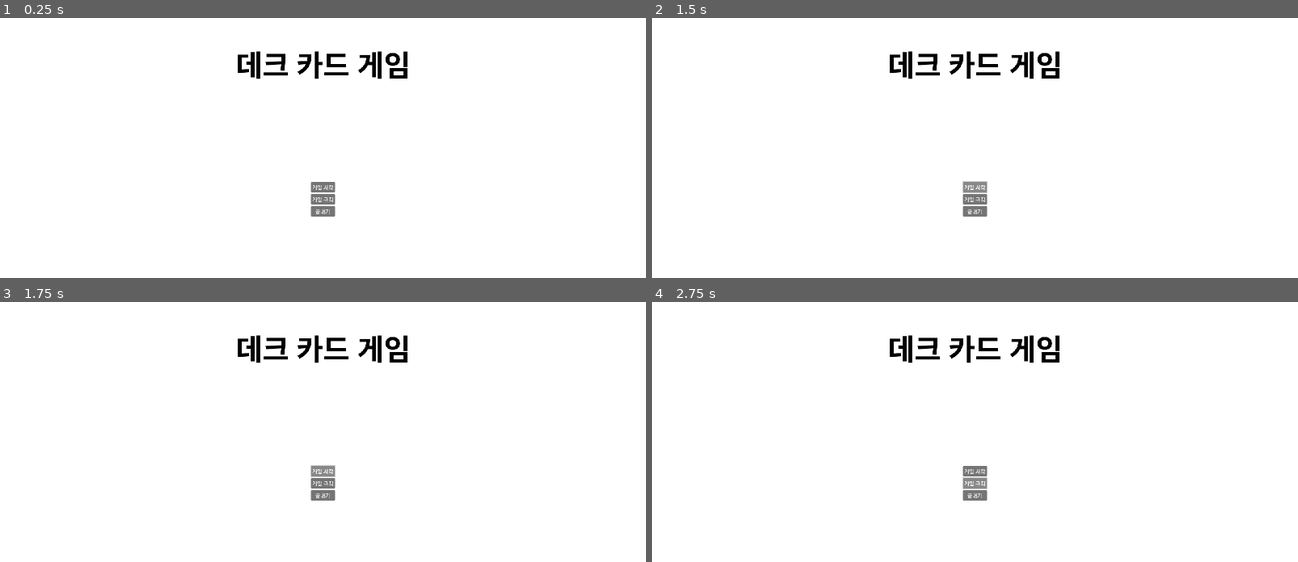
Above: before the commit, frames 1-4 (two rows, left to right).
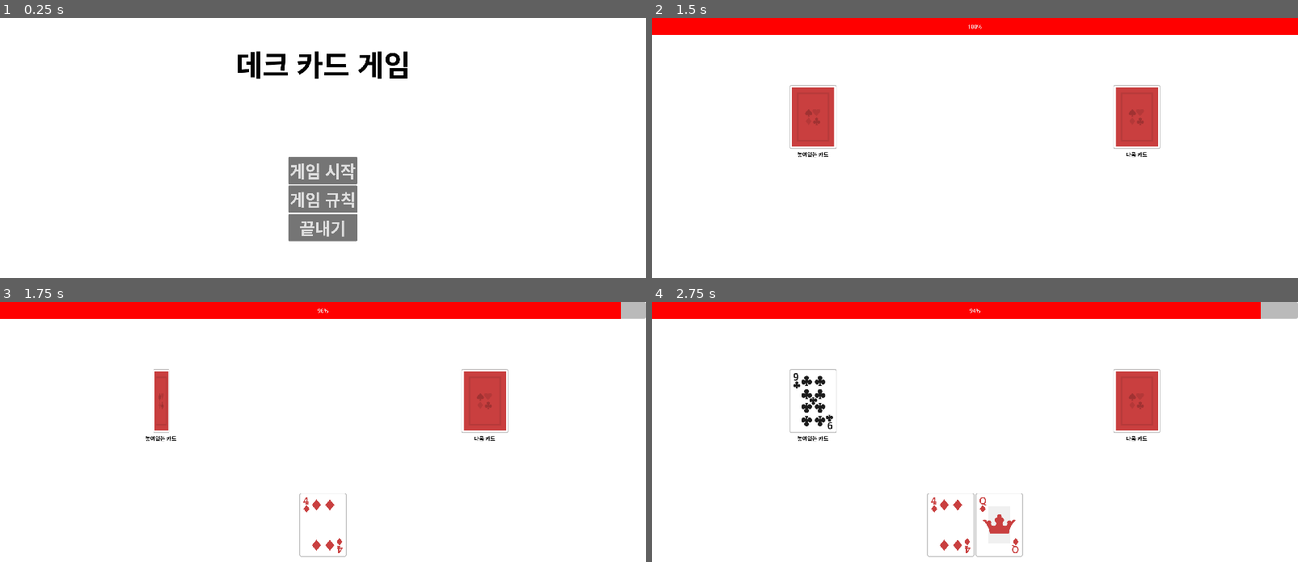
Above: after the commit, the same moments.

Repository: scy0416/deque_card_game
Game: Godot game, scene res://Scenes/TitleScene.tscn
Same seed, same stepped clock (60 frames per second), same inputs: the game is played once before the commit and once after it.
Inputs (mouse positions are in pixels of both pictures, inside the frame that each line leads up to):
- Up to frame 1 (0.25 s): no input
- Up to frame 2 (1.5 s): click "게임 시작" at 0.5 s; click (975, 187) at 1.25 s, where only the run before the commit has a clickable "게임 시작"
- Up to frame 3 (1.75 s): no input
- Up to frame 4 (2.75 s): click (975, 484) at 2 s, where only the run before the commit has a clickable "게임 규칙"

The runs differ from the first frame. In frame 1, 3.2% of the frame differs, in the area x 44-56%, y 53-87%; in frame 2, 11%, in the area x 0-100%, y 0-77%; in frame 3, 11%; in frame 4, 11%.

Commit message:
승리, 패배 씬 생성 및 플레이 씬와 연결 완료, 타이틀 씬에서 플레이 씬 연결 완료

Diff:
--- a/Scenes/TitleScene.tscn
+++ b/Scenes/TitleScene.tscn
@@ -40,14 +40,17 @@
 
 [node name="Start" type="Button" parent="UI/CC/VBC"]
 layout_mode = 2
+theme_override_font_sizes/font_size = 50
 text = "게임 시작"
 
 [node name="Rule" type="Button" parent="UI/CC/VBC"]
 layout_mode = 2
+theme_override_font_sizes/font_size = 50
 text = "게임 규칙"
 
 [node name="Quit" type="Button" parent="UI/CC/VBC"]
 layout_mode = 2
+theme_override_font_sizes/font_size = 50
 text = "끝내기"
 
 [connection signal="pressed" from="UI/CC/VBC/Start" to="." method="_on_start_pressed"]
--- /dev/null
+++ b/Scenes/lose.tscn
@@ -0,0 +1,41 @@
+[gd_scene load_steps=2 format=3 uid="uid://bgsgg84j86km1"]
+
+[ext_resource type="Script" path="res://Scripts/ResultScene.gd" id="1_w6n0t"]
+
+[node name="Lose" type="Control"]
+layout_mode = 3
+anchors_preset = 15
+anchor_right = 1.0
+anchor_bottom = 1.0
+grow_horizontal = 2
+grow_vertical = 2
+script = ExtResource("1_w6n0t")
+
+[node name="CC" type="CenterContainer" parent="."]
+layout_mode = 1
+anchors_preset = 15
+anchor_right = 1.0
+anchor_bottom = 1.0
+grow_horizontal = 2
+grow_vertical = 2
+
+[node name="VBC" type="VBoxContainer" parent="CC"]
+layout_mode = 2
+
+[node name="LoseLabel" type="Label" parent="CC/VBC"]
+layout_mode = 2
+theme_override_colors/font_color = Color(0, 0, 0, 1)
+theme_override_font_sizes/font_size = 99
+text = "아쉽습니다! 패배하셨습니다!"
+
+[node name="Title" type="Button" parent="CC/VBC"]
+layout_mode = 2
+size_flags_horizontal = 4
+theme_override_font_sizes/font_size = 30
+text = "타이틀 화면으로 나가기"
+
+[node name="Exit" type="Button" parent="CC/VBC"]
+layout_mode = 2
+size_flags_horizontal = 4
+theme_override_font_sizes/font_size = 30
+text = "종료하기"
--- a/Scenes/play_scene.tscn
+++ b/Scenes/play_scene.tscn
@@ -1,7 +1,13 @@
-[gd_scene load_steps=3 format=3 uid="uid://dyd4aiki7qqya"]
+[gd_scene load_steps=5 format=3 uid="uid://dyd4aiki7qqya"]
 
 [ext_resource type="Script" path="res://Scripts/play_scene.gd" id="1_vfv0p"]
 [ext_resource type="PackedScene" uid="uid://b07p1n4jab4fo" path="res://Scenes/flip_card.tscn" id="2_jdeg8"]
+
+[sub_resource type="StyleBoxFlat" id="StyleBoxFlat_ew1p4"]
+bg_color = Color(1, 0, 0, 1)
+
+[sub_resource type="Theme" id="Theme_7gela"]
+ProgressBar/styles/fill = SubResource("StyleBoxFlat_ew1p4")
 
 [node name="PlayScene" type="Node"]
 script = ExtResource("1_vfv0p")
@@ -23,7 +29,9 @@
 grow_vertical = 2
 
 [node name="Life" type="ProgressBar" parent="UI/VBC"]
+custom_minimum_size = Vector2(0, 50)
 layout_mode = 2
+theme = SubResource("Theme_7gela")
 max_value = 52.0
 step = 1.0
 
--- /dev/null
+++ b/Scenes/win.tscn
@@ -0,0 +1,44 @@
+[gd_scene load_steps=2 format=3 uid="uid://blhp2fyrxpony"]
+
+[ext_resource type="Script" path="res://Scripts/ResultScene.gd" id="1_bl0lg"]
+
+[node name="Win" type="Control"]
+layout_mode = 3
+anchors_preset = 15
+anchor_right = 1.0
+anchor_bottom = 1.0
+grow_horizontal = 2
+grow_vertical = 2
+script = ExtResource("1_bl0lg")
+
+[node name="CC" type="CenterContainer" parent="."]
+layout_mode = 1
+anchors_preset = 15
+anchor_right = 1.0
+anchor_bottom = 1.0
+grow_horizontal = 2
+grow_vertical = 2
+
+[node name="VBC" type="VBoxContainer" parent="CC"]
+layout_mode = 2
+
+[node name="WinLabel" type="Label" parent="CC/VBC"]
+layout_mode = 2
+theme_override_colors/font_color = Color(0, 0, 0, 1)
+theme_override_font_sizes/font_size = 99
+text = "축하합니다! 승리하셨습니다!"
+
+[node name="Title" type="Button" parent="CC/VBC"]
+layout_mode = 2
+size_flags_horizontal = 4
+theme_override_font_sizes/font_size = 30
+text = "타이틀 화면으로 나가기"
+
+[node name="Exit" type="Button" parent="CC/VBC"]
+layout_mode = 2
+size_flags_horizontal = 4
+theme_override_font_sizes/font_size = 30
+text = "종료하기"
+
+[connection signal="pressed" from="CC/VBC/Title" to="." method="_on_title_pressed"]
+[connection signal="pressed" from="CC/VBC/Exit" to="." method="_on_exit_pressed"]
--- /dev/null
+++ b/Scripts/ResultScene.gd
@@ -0,0 +1,9 @@
+extends Control
+
+
+func _on_title_pressed():
+	get_tree().change_scene_to_file("res://Scenes/TitleScene.tscn")
+
+
+func _on_exit_pressed():
+	get_tree().quit()
--- a/Scripts/TitleScene.gd
+++ b/Scripts/TitleScene.gd
@@ -2,7 +2,7 @@
 
 # 시작 버튼을 누르는 경우
 func _on_start_pressed():
-	pass # Replace with function body.
+	get_tree().change_scene_to_file("res://Scenes/play_scene.tscn")
 
 # 규칙 버튼을 누르는 경우
 func _on_rule_pressed():
--- a/Scripts/play_scene.gd
+++ b/Scripts/play_scene.gd
@@ -83,7 +83,7 @@
 	var back_card = $UI/VBC/Hand.get_child($UI/VBC/Hand.get_child_count() - 3)
 
 	if $UI/VBC/Hand.get_child_count() == 4:
-		pass
+		get_tree().change_scene_to_file("res://Scenes/win.tscn")
 
 	var front_puttable = released_card.check_puttable(front_card)
 	var back_puttable = released_card.check_puttable(back_card)
@@ -98,7 +98,7 @@
 		$UI/VBC/Hand/ReleaseBack.visible = back_puttable
 	else:
 		if remain_cards == 0:
-			pass
+			get_tree().change_scene_to_file("res://Scenes/lose.tscn")
 		next_card_open()
 		$UI/VBC/Hand/PutFront.visible = true
 		$UI/VBC/Hand/PutBack.visible = true
